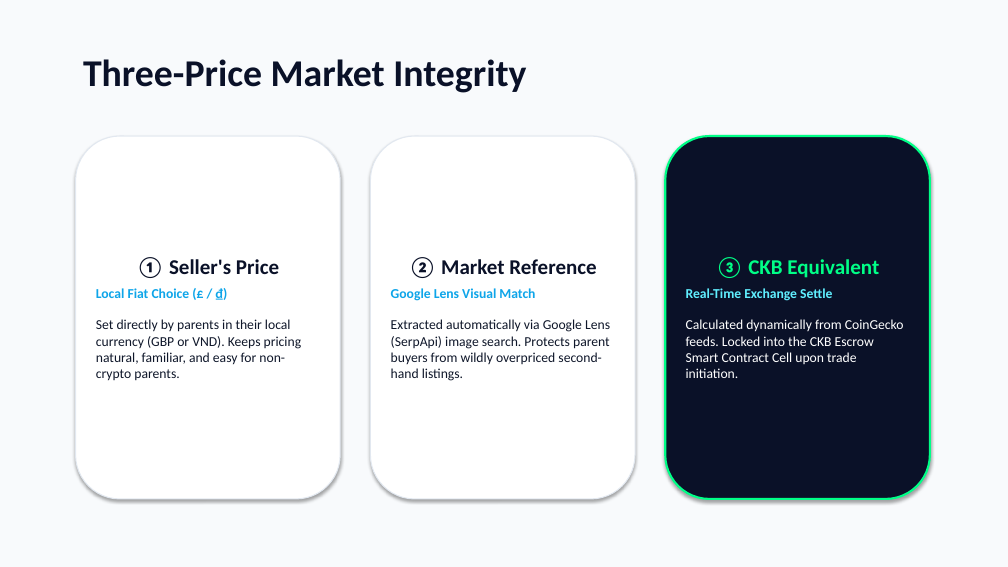
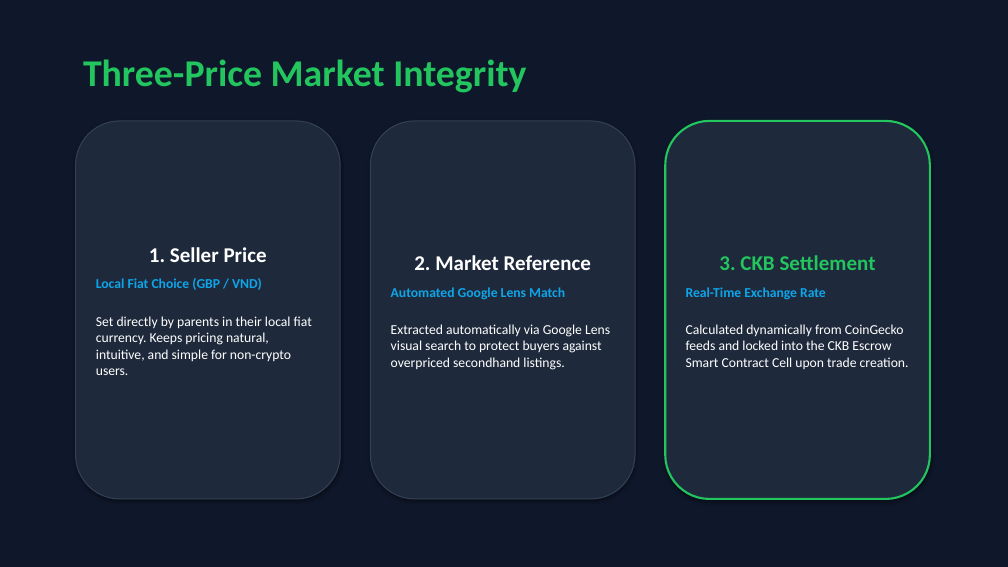
Before and after one commit to nghiadang391/Toy_trading_platform, a slide deck: slide 3 of toytrade_pitch.pptx. Drawn at 1008x567 pixels with LibreOffice and Linux fonts; fonts in the diff are those of the drawing. Boxes give left, top, right and bottom in pixels: in the first picture for what was removed or moved away, otherwise in the second. Text is boxed around its words. In the diff, an @@ line names an element or a change of style, - is before the commit and + after.

Commit message:
Finalize presentation deck with unified dark slate theme and icon-free layout

```diff
--- a/toytrade_pitch.pptx
+++ b/toytrade_pitch.pptx
@@ rectangle at (0,0,1008,567): fill #F8FAFC to #0F172A @@
@@ text "Three-Price Market Integrity" at (83,59,526,93): text colour #0A1128 to #22C55E @@
@@ rounded rectangle "1. Seller Price": place and size @@
-rounded rectangle "1. Seller Price" at (76,136,340,499)
+rounded rectangle "1. Seller Price" at (76,121,340,499)
@@ rounded rectangle "1. Seller Price" at (76,121,340,499): fill #FFFFFF to #1E293B; outline #E2E8F0 1 pt to #334155 1 pt @@
@@ rounded rectangle "2. Market Reference" at (371,121,635,499): fill #FFFFFF to #1E293B; outline #E2E8F0 1 pt to #334155 1 pt @@
@@ rounded rectangle "2. Market Reference": place and size @@
-rounded rectangle "2. Market Reference" at (371,136,635,499)
+rounded rectangle "2. Market Reference" at (371,121,635,499)
@@ rounded rectangle "3. CKB Settlement": place and size @@
-rounded rectangle "3. CKB Settlement" at (665,136,930,499)
+rounded rectangle "3. CKB Settlement" at (665,121,930,499)
@@ rounded rectangle "3. CKB Settlement" at (665,121,930,499): fill #0A1128 to #1E293B; outline #00FF87 2 pt to #22C55E 2 pt @@
@@ text in rounded rectangle at (96,247,312,375): text changed; text colour #0F172A to #FFFFFF @@
-① Seller's Price
-Local Fiat Choice (£ / ₫)
-Set directly by parents in their local currency (GBP or VND). Keeps pricing natural, familiar, and easy for non-crypto parents.
+1. Seller Price
+Local Fiat Choice (GBP / VND)
+Set directly by parents in their local fiat currency. Keeps pricing natural, intuitive, and simple for non-crypto users.
@@ text in rounded rectangle at (391,255,610,370): text changed; text colour #0F172A to #FFFFFF @@
-② Market Reference
-Google Lens Visual Match
-Extracted automatically via Google Lens (SerpApi) image search. Protects parent buyers from wildly overpriced second-hand listings.
+2. Market Reference
+Automated Google Lens Match
+Extracted automatically via Google Lens visual search to protect buyers against overpriced secondhand listings.
@@ text in rounded rectangle at (686,255,909,369): text changed @@
-③ CKB Equivalent
-Real-Time Exchange Settle
-Calculated dynamically from CoinGecko feeds. Locked into the CKB Escrow Smart Contract Cell upon trade initiation.
+3. CKB Settlement
+Real-Time Exchange Rate
+Calculated dynamically from CoinGecko feeds and locked into the CKB Escrow Smart Contract Cell upon trade creation.
```
Also in this commit, not shown: 5 other slides changed.
